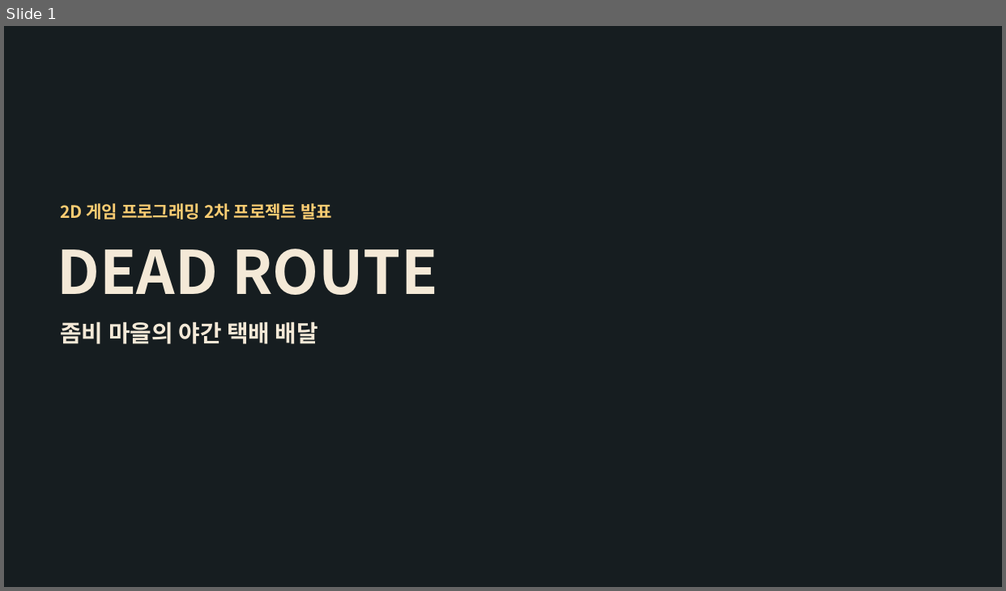
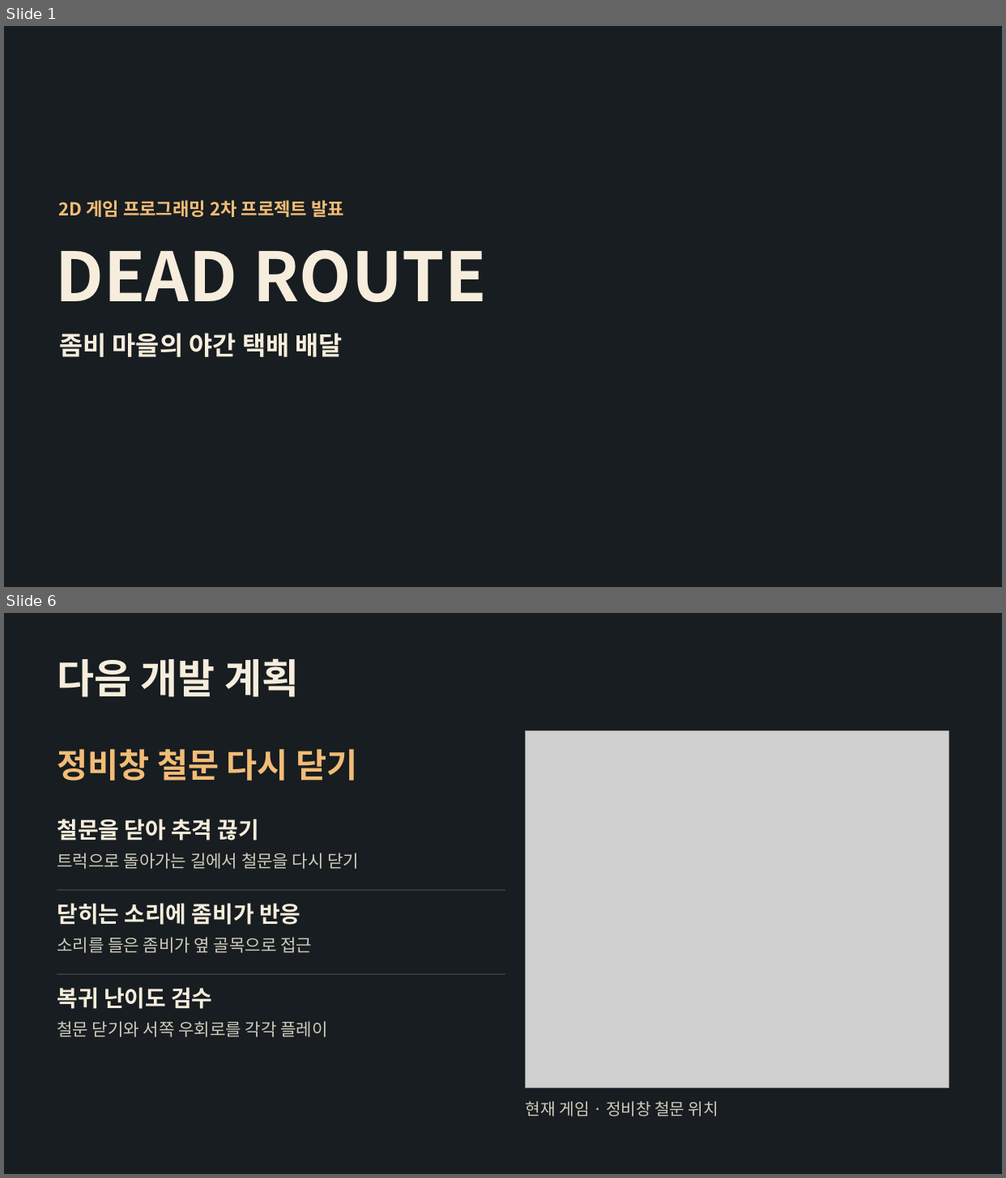
Before and after one commit to yoon778/2D_project, a slide deck: presentation/Dead_Route_2차발표.pptx. Shown one above the other, each under a label of ours: slide 1 before the commit, slides 1 and 6 after it; the slides between them are not shown. The pictures are 1006x591 and 1006x1178 pixels, drawn with LibreOffice and Linux fonts; fonts in the diff are those of the drawing; grey boxes stand for pictures; background and template pictures are left out. Boxes give left, top, right and bottom in pixels: in the first picture for what was removed or moved away, otherwise in the second. Text is boxed around its words. In the diff, an @@ line names an element or a change of style, - is before the commit and + after.

Commit message:
docs: R10-11 2차 발표 현황과 다음 개발 계획 정리

```diff
--- a/presentation/Dead_Route_2차발표.pptx
+++ b/presentation/Dead_Route_2차발표.pptx
@@ slide 6 added at (x1=4, y1=613, x2=1002, y2=1174), background #171D20 @@
@@ text added at (x1=57, y1=658, x2=299, y2=697), 39 pt, text #F7EDDC, bold @@
+다음 개발 계획
@@ picture added at (x1=526, y1=730, x2=949, y2=1088) @@
@@ text added at (x1=57, y1=749, x2=357, y2=781), 32.2 pt, text #F2BC77, bold @@
+정비창 철문 다시 닫기
@@ text added at (x1=57, y1=819, x2=259, y2=841), 21.8 pt, text #F7EDDC, bold @@
+철문을 닫아 추격 끊기
@@ text added at (x1=57, y1=853, x2=360, y2=869), 16.5 pt, text #CFCCBD @@
+트럭으로 돌아가는 길에서 철문을 다시 닫기
@@ text added at (x1=57, y1=903, x2=300, y2=925), 21.8 pt, text #F7EDDC, bold @@
+닫히는 소리에 좀비가 반응
@@ rectangle added at (x1=57, y1=890, x2=505, y2=891), fill #56524A @@
@@ text added at (x1=57, y1=937, x2=312, y2=953), 16.5 pt, text #CFCCBD @@
+소리를 들은 좀비가 옆 골목으로 접근
@@ rectangle added at (x1=57, y1=973, x2=505, y2=974), fill #56524A @@
@@ text added at (x1=57, y1=987, x2=212, y2=1009), 21.8 pt, text #F7EDDC, bold @@
+복귀 난이도 검수
@@ text added at (x1=57, y1=1021, x2=327, y2=1037), 16.5 pt, text #CFCCBD @@
+철문 닫기와 서쪽 우회로를 각각 플레이
@@ text added at (x1=526, y1=1101, x2=718, y2=1117), 15.8 pt, text #CFCCBD @@
+현재 게임 · 정비창 철문 위치
@@ slide 1 changed as well @@
@@ text "2D 게임 프로그래밍 2차 프로젝트 ..." at (x1=58, y1=200, x2=344, y2=217): size 16.5 to 17.2 pt, text colour #F9CC72 to #F2BC77 @@
@@ text "DEAD ROUTE" at (x1=56, y1=250, x2=486, y2=302): size 57.8 to 65.2 pt, text colour #F4E9D7 to #F7EDDC @@
@@ text "좀비 마을의 야간 택배 배달" moved from (x1=60, y1=322, x2=318, y2=344) to (x1=59, y1=333, x2=343, y2=357) @@
@@ text "좀비 마을의 야간 택배 배달" at (x1=59, y1=333, x2=343, y2=357): size 22.5 to 24.8 pt, text colour #F4E9D7 to #F7EDDC @@
```
Also in this commit, not shown: 4 other slides changed, 1 other slide added, 1 slide removed, 3 other files.
